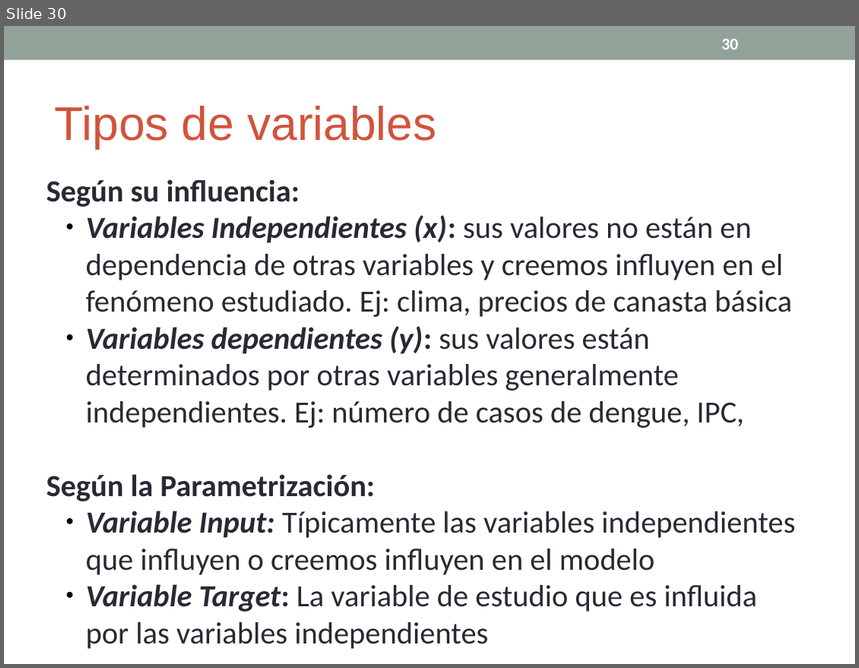
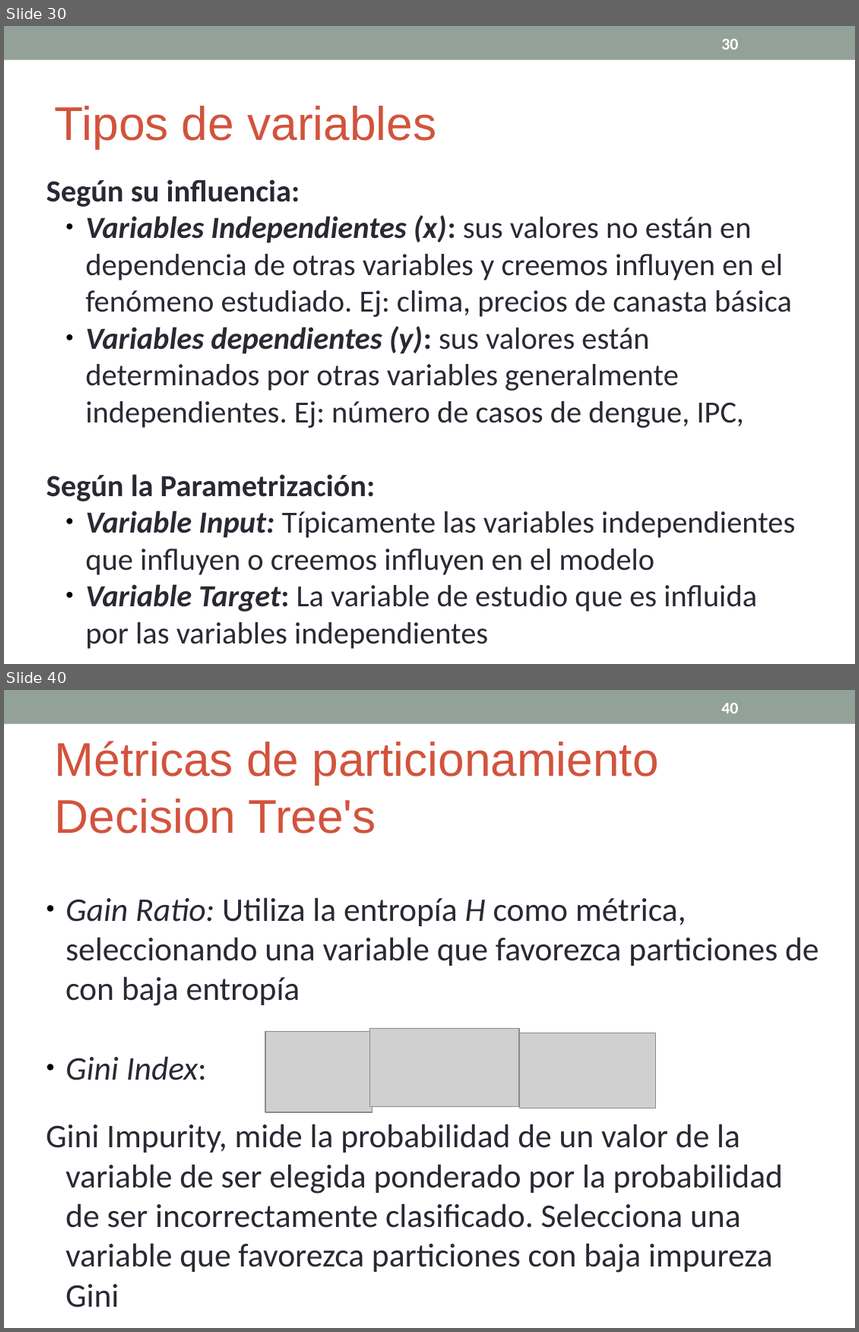
Before and after one commit to cdsparaguay/cursodwh, a slide deck: clases/DWH_Clase03.ppt. Shown one above the other, each under a label of ours: slide 30 before the commit, slides 30 and 40 after it; the slides between them are not shown. The pictures are 859x668 and 859x1332 pixels, drawn with LibreOffice and Linux fonts; fonts in the diff are those of the drawing; grey boxes stand for pictures. Boxes give left, top, right and bottom in pixels: in the first picture for what was removed or moved away, otherwise in the second. Text is boxed around its words. In the diff, an @@ line names an element or a change of style, - is before the commit and + after.

Commit message:
Se modificó la diapositiva para agregar Gini index y Gain ratio. Se modificó el script de obligaciones pagos y contratos.

```diff
--- a/clases/DWH_Clase03.ppt
+++ b/clases/DWH_Clase03.ppt
@@ slide 40 added at (4, 690, 855, 1328), background #FFFFFF; not listed: 1 template element that a slide beside it also shows @@
@@ page number added at (721, 703, 738, 714), 14 pt, text #FFFFFF, bold @@
+40
@@ text added at (55, 741, 659, 834), 40 pt, text #D2533C @@
+Métricas de particionamiento Decision Tree's
@@ text added at (46, 897, 819, 1273), 28 pt, text #292934 @@
+● Gain Ratio: Utiliza la entropía H como métrica, seleccionando una variable que favorezca particiones de con baja entropía
+● Gini Index:
+Gini Impurity, mide la probabilidad de un valor de la variable de ser elegida ponderado por la probabilidad de ser incorrectamente clasificado. Selecciona una variable que favorezca particiones con baja impureza Gini
@@ picture added at (370, 1029, 520, 1107) @@
@@ picture added at (265, 1032, 372, 1113) @@
@@ picture added at (520, 1033, 656, 1108) @@
```
Also in this commit, not shown: 5 other slides added, 2 other files.
